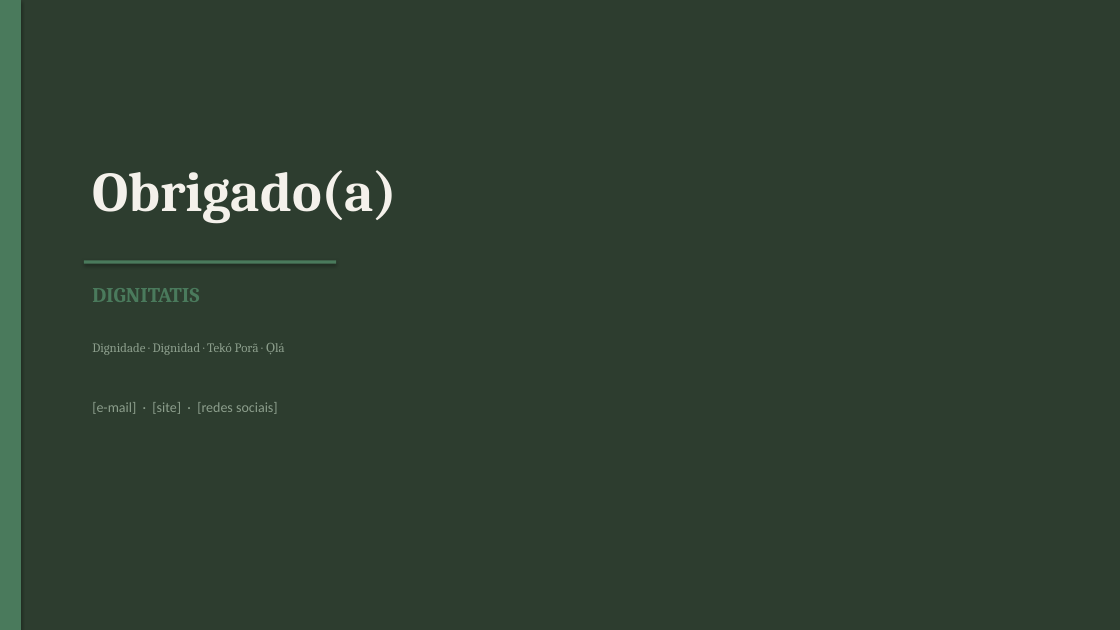
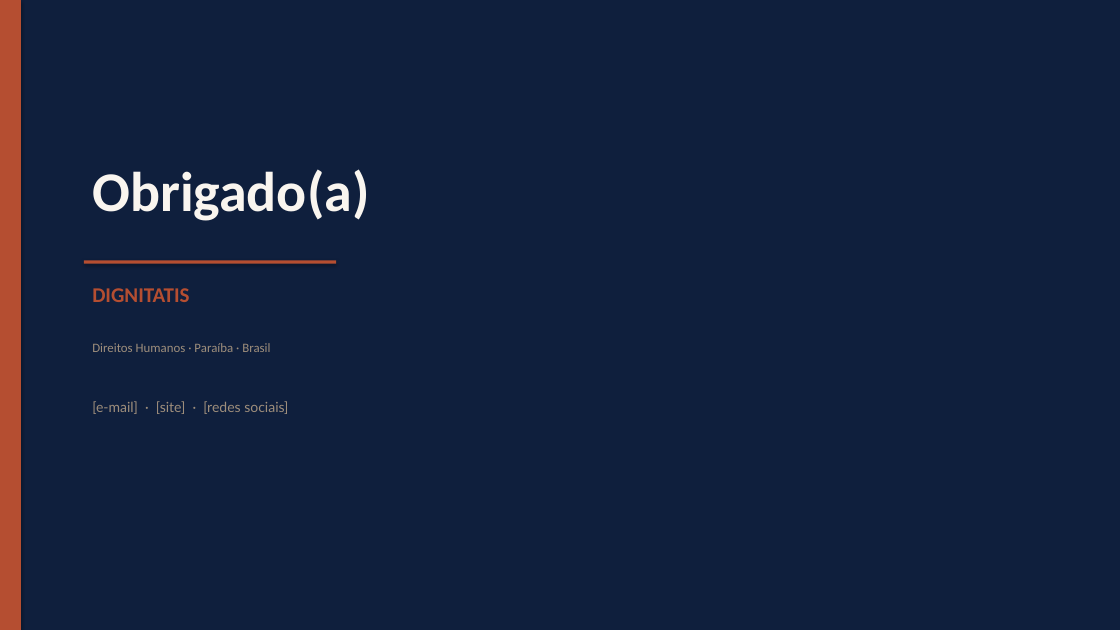
Before and after one commit to hugobelmorais-oss/site-obuntu, a slide deck: slide 5 of assets/templates/dignitatis_apresentacao.pptx. Drawn at 1120x630 pixels with LibreOffice and Linux fonts; fonts in the diff are those of the drawing. Boxes give left, top, right and bottom in pixels: in the first picture for what was removed or moved away, otherwise in the second. Text is boxed around its words. In the diff, an @@ line names an element or a change of style, - is before the commit and + after.

```diff
--- a/assets/templates/dignitatis_apresentacao.pptx
+++ b/assets/templates/dignitatis_apresentacao.pptx
@@ background #2D3D2F to #0F1F3D @@
@@ rectangle at box(0, 0, 21, 630): fill #4A7A5C to #B54E31 @@
@@ text "Obrigado(a)" at box(92, 169, 369, 221): font Cambria to Calibri, text colour #F4F1EB to #F9F5EF @@
@@ rectangle at box(84, 260, 336, 264): fill #4A7A5C to #B54E31 @@
@@ text "DIGNITATIS" at box(92, 288, 189, 302): font Cambria to Calibri, text colour #4A7A5C to #B54E31 @@
@@ text at box(92, 343, 270, 352): text changed; font Cambria to Calibri; text colour #8C9E8C to #9E8E7C @@
-Dignidade · Dignidad · Tekó Porã · Ọlá
+Direitos Humanos · Paraíba · Brasil
@@ text "[e-mail] · [site] · [redes ..." at box(92, 401, 288, 414): font Calibri to Lato, text colour #8C9E8C to #9E8E7C @@
```
Also in this commit, not shown: 4 other slides changed, 15 other files.
